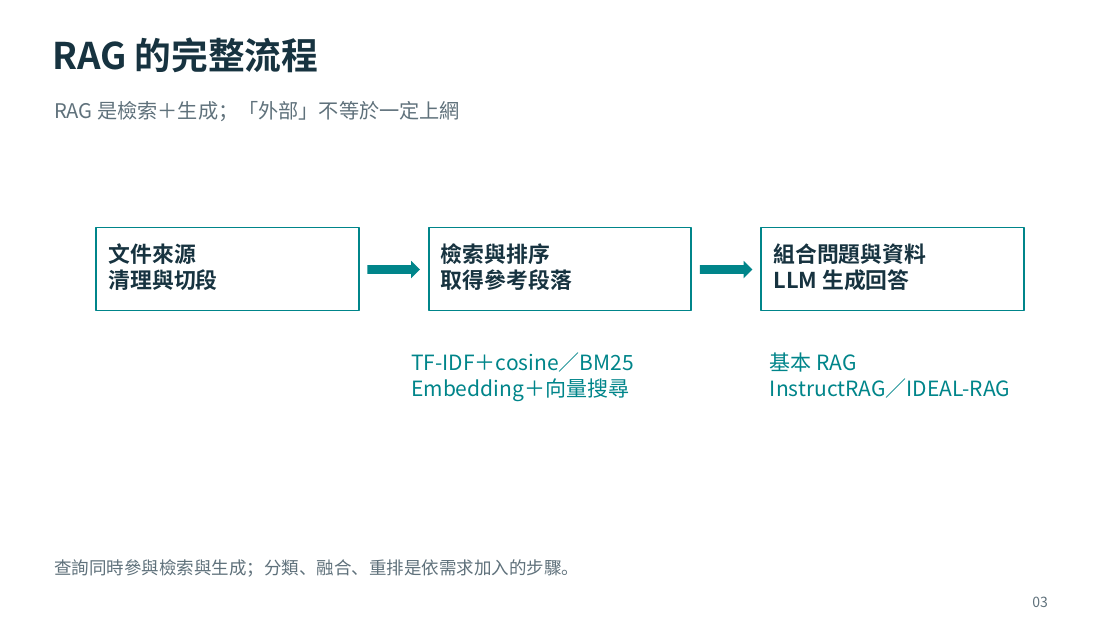
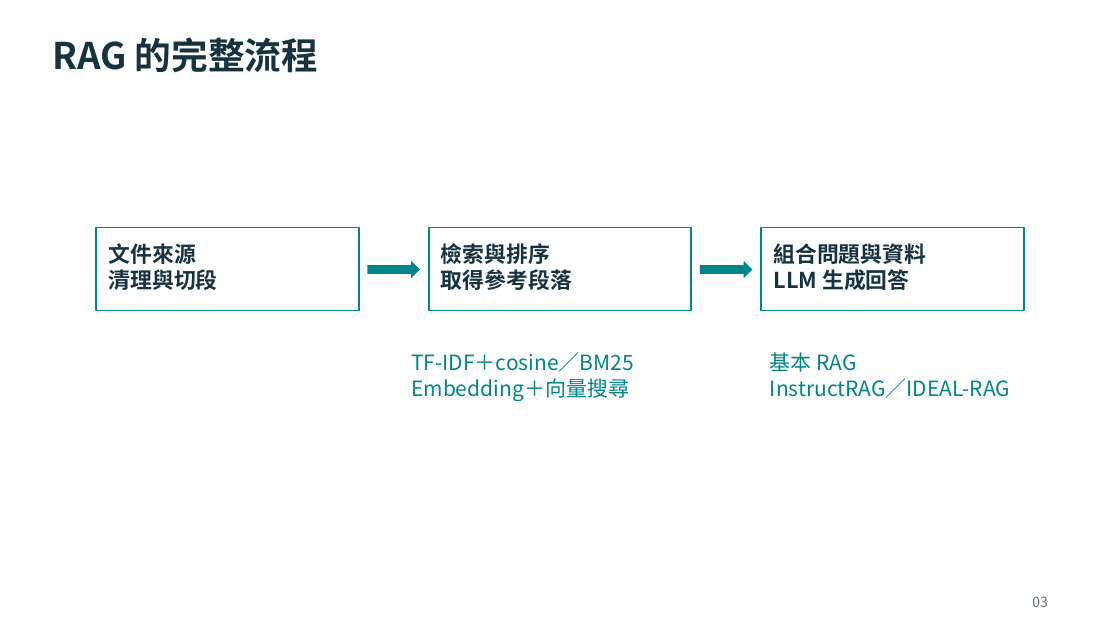
Before and after one commit to OohelloworldoO/Paper-Reading-Notes, a slide deck: slide 3 of 2026/1012-TF-IDF/RAG_檢索工具與TFIDF實作_Meeting.pptx. Drawn at 1120x630 pixels with LibreOffice and Linux fonts; fonts in the diff are those of the drawing. Boxes give left, top, right and bottom in pixels: in the first picture for what was removed or moved away, otherwise in the second. Text is boxed around its words. In the diff, an @@ line names an element or a change of style, - is before the commit and + after.

```diff
--- a/2026/1012-TF-IDF/RAG_檢索工具與TFIDF實作_Meeting.pptx
+++ b/2026/1012-TF-IDF/RAG_檢索工具與TFIDF實作_Meeting.pptx
@@ text removed at (54, 101, 460, 121) @@
-RAG 是檢索＋生成；「外部」不等於一定上網
@@ text removed at (54, 559, 579, 577) @@
-查詢同時參與檢索與生成；分類、融合、重排是依需求加入的步驟。
```
Also in this commit, not shown: 10 other slides changed, 20 slides added, 10 slides removed, 1 other file.
